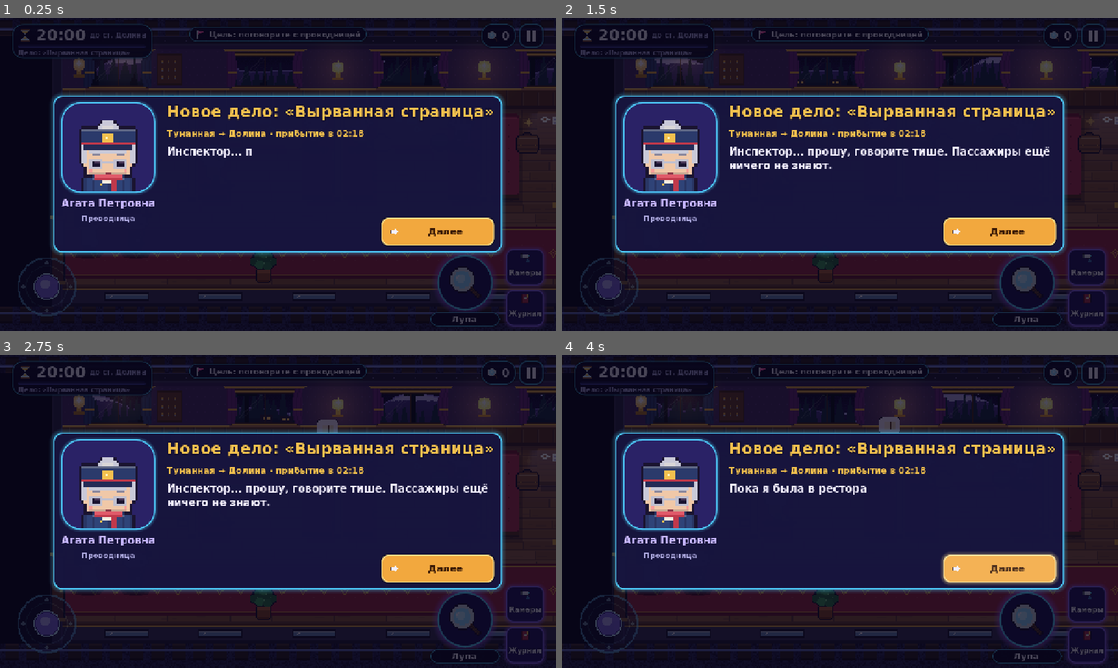
Above: before the commit, frames 1-4 (two rows, left to right).
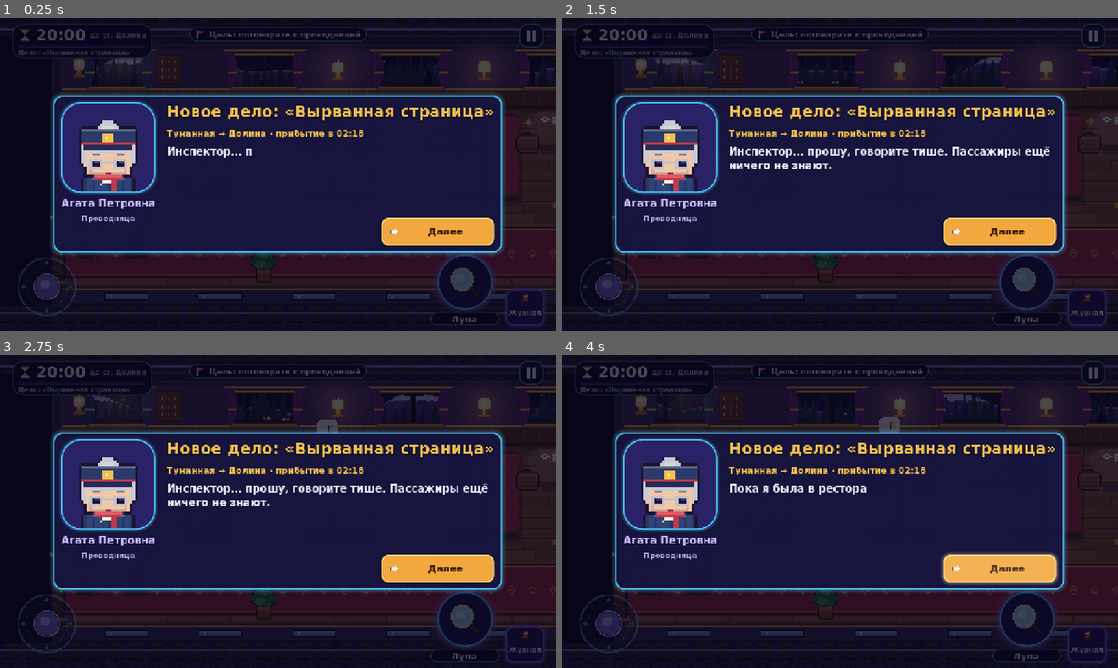
Above: after the commit, the same moments.

Repository: armenaivaziann-wq/last-train
Game: Godot game, scene res://game/game.tscn
Same seed, same stepped clock (60 frames per second), same inputs: the game is played once before the commit and once after it. This scene is started directly instead of the project's main scene.
Inputs (mouse positions are in pixels of both pictures, inside the frame that each line leads up to):
- Up to frame 1 (0.25 s): no input
- Up to frame 2 (1.5 s): click (1084, 265) at 0.5 s, where only the run before the commit has a clickable "Камеры"; click (1095, 36) at 1.27 s
- Up to frame 3 (2.75 s): click (467, 617) at 2 s
- Up to frame 4 (4 s): click "Журнал" at 2.75 s; click "Далее" at 3.5 s

The runs differ from the first frame. In frame 1, 1.0% of the frame differs, in the area x 77-98%, y 1-99%; in frame 2, 1.0%; in frame 3, 1.0%; in frame 4, 1.0%.

Commit message:
Declutter UI: no cameras button and clue counter on the main screen (cameras via the car monitor or the journal), toast only for deductions, question cost shown once instead of on every button, movement board from Inspector cases, puzzle hints collapsed into a button
Co-Authored-By: Claude Opus 5.5 <noreply@anthropic.com>

Diff:
--- a/game/game.gd
+++ b/game/game.gd
@@ -621,7 +621,9 @@
 	hud.add_new_clue()
 	AudioManager.play_sfx("contradiction" if is_deduction else "clue")
 	AudioManager.vibrate(30)
-	Events.notify(("Новый вывод: " if is_deduction else "Новая улика: ") + str(c.get("title", "")), Ui.clue_icon(str(c.get("type", ""))))
+	# Уведомление — только о выводе; новая улика отмечается значком на «Журнале» и звуком.
+	if is_deduction:
+		Events.notify("Новый вывод: " + str(c.get("title", "")), Ui.clue_icon("contradiction"))
 	if not ui.has_modal() and not player.is_busy():
 		player.play_action("discovery", 0.6)
 	autosave()
--- a/tests/test_block1.gd
+++ b/tests/test_block1.gd
@@ -149,8 +149,9 @@
 	game.open_dialogue("agata")
 	await wait_frames(2)
 	var scr: Node = game.ui.top()
-	var btn: Button = scr.find_children("*", "Button", true, false).filter(func(b: Button) -> bool: return b.text.contains("· 0.5 мин"))[0]
-	check(btn != null, "цена вопроса на кнопке")
+	# Цена вопроса — одной строкой над вопросами, а не на каждой кнопке.
+	check(scr._ask_label.text.contains("30 сек"), "цена вопроса указана над списком")
+	check(not scr.find_children("*", "Button", true, false).any(func(b: Button) -> bool: return b.text.contains("мин")), "на кнопках вопросов цен нет")
 	scr._ask(inv.dialogue.topics("agata", inv.evidence, inv.dialogue_ctx("agata"))[0]["id"])
 	check(absf(inv.clock - t0 - 0.5) < 0.01, "новый вопрос стоит 0.5 мин")
 	await _end()
--- a/ui/hud.gd
+++ b/ui/hud.gd
@@ -103,9 +103,9 @@
 	# --- сверху справа: валюты и пауза
 	var tr := Ui.hbox(8)
 	# Только число найденных ключевых улик (какие именно — не подсказываем).
+	# Счётчик улик не показываем: новая улика — просто значок на «Журнале» (меньше цифр на экране).
 	var kc: Array = Ui.pill("magnifier", "0", 26)
 	_coins = kc[1]
-	tr.add_child(kc[0])
 	pause_btn = Ui.icon_button("pause", 56, "GhostButton", func() -> void: game.ui.open("pause_menu"), "Пауза")
 	tr.add_child(pause_btn)
 	_top_right = tr
@@ -115,7 +115,7 @@
 	joystick = TouchJoystick.new()
 	add_child(joystick)
 
-	# --- снизу справа: контекстная кнопка + журнал и камеры
+	# --- снизу справа: контекстная кнопка + журнал (камеры — у монитора в вагоне или в журнале)
 	var br := Ui.hbox(14)
 	br.alignment = BoxContainer.ALIGNMENT_END
 	var ib := Ui.vbox(4)
@@ -135,7 +135,6 @@
 	side.alignment = BoxContainer.ALIGNMENT_END
 	cameras_btn = _compact_button("cctv", "Камеры", func() -> void: game.open_cameras())
 	journal_btn = _compact_button("journal", "Журнал", func() -> void: game.open_journal())
-	side.add_child(cameras_btn)
 	side.add_child(journal_btn)
 	_journal_badge = Ui.label("", "", 17)
 	_journal_badge.add_theme_stylebox_override("normal", UiTheme.sb(UiTheme.DANGER, Color.WHITE, 2, 14, Color(0, 0, 0, 0.4), 3, Vector4(8, 0, 8, 1)))
--- a/ui/screens/dialogue_screen.gd
+++ b/ui/screens/dialogue_screen.gd
@@ -74,7 +74,7 @@
 	right.add_child(Ui.scroll(_topics))
 	var actions := Ui.hbox(8)
 	var pc: float = Db.action_cost(game.investigation.profile, "present")
-	_present_btn = Ui.button("Предъявить улику" + ("  · %s мин" % str(pc) if pc > 0.0 else ""), "journal", "CyanButton", _toggle_present, 52)
+	_present_btn = Ui.button("Предъявить улику", "journal", "CyanButton", _toggle_present, 52)
 	_present_btn.toggle_mode = true
 	_present_btn.size_flags_horizontal = Control.SIZE_EXPAND_FILL
 	actions.add_child(_present_btn)
@@ -95,11 +95,12 @@
 	if _present_mode:
 		_build_present_list()
 		return
-	_ask_label.text = "Спросить:"
 	var qc: float = Db.action_cost(inv.profile, "question")
+	# Цена вопроса — одной строкой, а не на каждой кнопке.
+	_ask_label.text = "Спросить:" + ("  (новый вопрос — %d сек игрового времени)" % int(qc * 60.0) if qc > 0.0 else "")
 	for t: Dictionary in inv.dialogue.topics(_id, inv.evidence, inv.dialogue_ctx(_id)):
-		# Новый вопрос стоит минут до станции — цена на кнопке; повторный — бесплатно.
-		var cap: String = str(t["q"]) + ("" if t["asked"] or qc <= 0.0 else "  · %s мин" % str(qc))
+		# Новый вопрос стоит времени (цена — в подписи «Спросить»); повторный — бесплатно.
+		var cap: String = str(t["q"])
 		var b := Ui.button(cap, "check" if t["asked"] else "question", "ListButton" if t["asked"] else "ChipButton", func() -> void: _ask(t["id"]), 52)
 		b.alignment = HORIZONTAL_ALIGNMENT_LEFT
 		b.autowrap_mode = TextServer.AUTOWRAP_WORD_SMART
--- a/ui/screens/journal_screen.gd
+++ b/ui/screens/journal_screen.gd
@@ -53,6 +53,13 @@
 	hint_btn.tooltip_text = "Подсказки помогают думать, но снижают итоговый рейтинг"
 	head.add_child(hint_btn)
 	head.move_child(hint_btn, 3)
+	# Камеры — отсюда (кнопки на главном экране нет, чтобы не перегружать его).
+	if game and game.has_method("open_cameras"):
+		var cam_btn := Ui.button("Камеры", "cctv", "CyanButton", func() -> void:
+			close()
+			game.open_cameras(), 52)
+		head.add_child(cam_btn)
+		head.move_child(cam_btn, 4)
 	col.add_child(head)
 	_hint_label = Ui.label("", "", 18, true)
 	_hint_label.add_theme_color_override("font_color", Color("#e8d8ff"))
@@ -357,7 +364,11 @@
 		_board_mode = true
 		_switch("timeline"), 48)
 	mode.add_child(b1)
-	mode.add_child(b2)
+	# Доска передвижений — с дел посложнее (Инспектор и выше), в первых делах только хронология.
+	if int(inv.profile.get("level", 1)) >= 3:
+		mode.add_child(b2)
+	else:
+		_board_mode = false
 	var wrap := Ui.vbox(8)
 	wrap.size_flags_vertical = Control.SIZE_EXPAND_FILL
 	wrap.add_child(mode)
--- a/ui/screens/puzzle_screen.gd
+++ b/ui/screens/puzzle_screen.gd
@@ -63,23 +63,25 @@
 			_build_dial()
 
 
-## Найденные улики, из которых выводится решение (без самого решения).
+## Найденные улики, из которых выводится решение (без самого решения). Свёрнуто в кнопку,
+## чтобы окно головоломки было чистым; раскрывается касанием.
 func _known() -> Control:
+	var wrap := Ui.vbox(6)
+	var found: Array = _p.get("needs", []).filter(func(id: String) -> bool: return _inv.evidence.has(id))
 	var box := Ui.panel("CardPanel")
 	var kv := Ui.vbox(4)
-	kv.add_child(Ui.label("Что вы знаете:", "SubHeaderLabel", 18))
-	var any: bool = false
-	for id: String in _p.get("needs", []):
-		if _inv.evidence.has(id):
-			any = true
-			kv.add_child(Ui.label("•  " + str(_inv.evidence.clue(id)["title"]) + " — " + str(_inv.evidence.clue(id)["text"]), "", 16, true))
-	if not any:
+	for id: String in found:
+		kv.add_child(Ui.label("•  " + str(_inv.evidence.clue(id)["title"]) + " — " + str(_inv.evidence.clue(id)["text"]), "", 16, true))
+	if found.is_empty():
 		kv.add_child(Ui.label("Пока ничего, что помогло бы. Ищите подсказки в уликах — или пробуйте наугад (это стоит времени).", "DimLabel", 16, true))
-	# Высота ограничена: на телефоне окно не должно вылезать за экран, длинное — прокрутка.
 	var sc := Ui.scroll(kv)
 	sc.custom_minimum_size.y = 96
 	box.add_child(sc)
-	return box
+	box.visible = false
+	var btn := Ui.button("Подсказки из улик (%d)" % found.size(), "journal", "GhostButton", func() -> void: box.visible = not box.visible, 48)
+	wrap.add_child(btn)
+	wrap.add_child(box)
+	return wrap
 
 
 # --- кодовый замок ------------------------------------------------------------------------
Not shown, changed: .DS_Store
